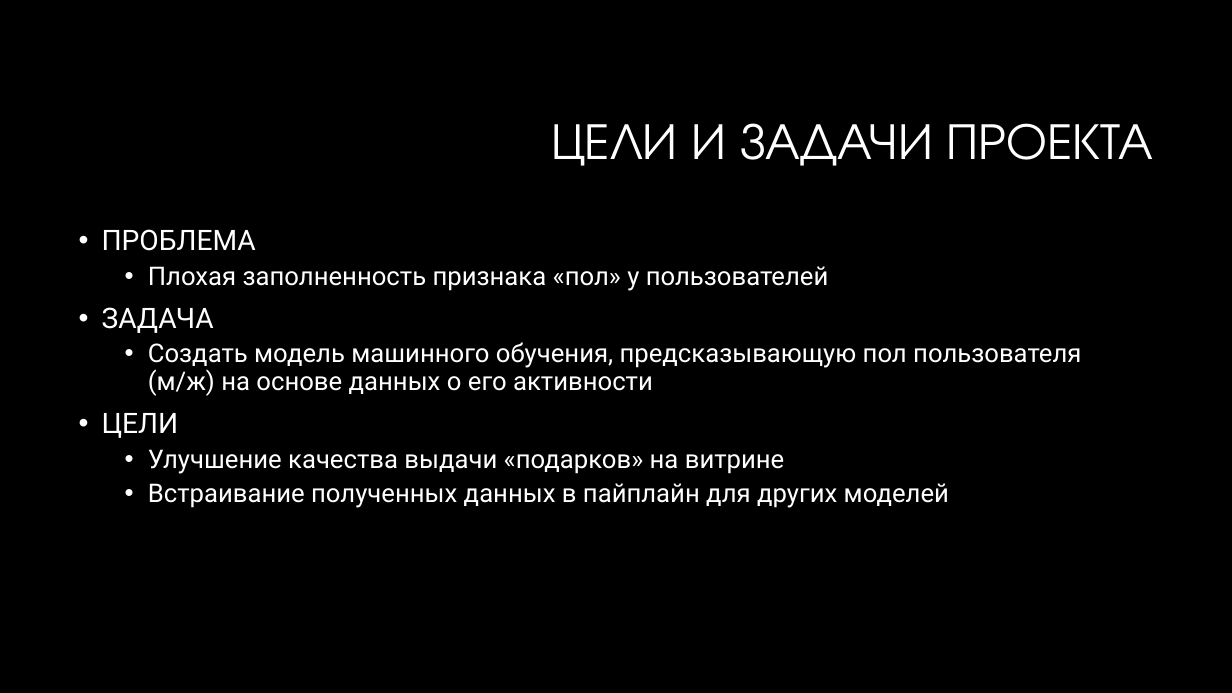
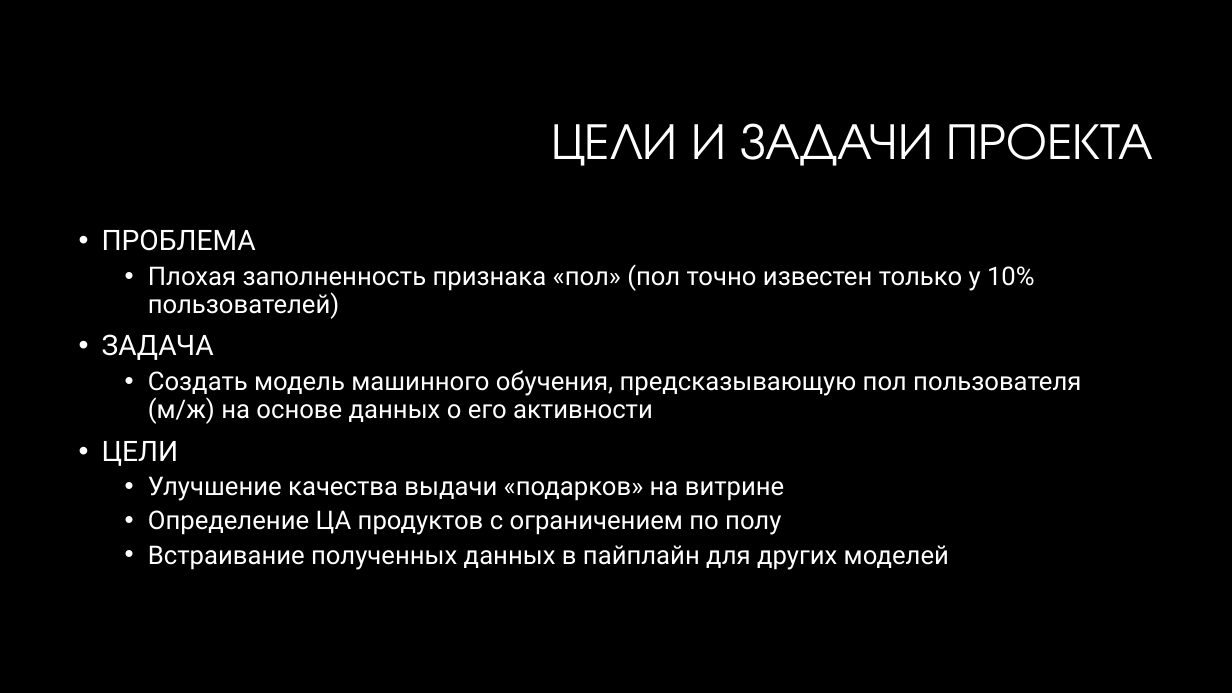
Before and after one commit to loseff-n/flocktory, a slide deck: slide 3 of flocktory.pptx. Drawn at 1232x693 pixels with LibreOffice and Linux fonts; fonts in the diff are those of the drawing; background and template pictures are left out. Boxes give left, top, right and bottom in pixels: in the first picture for what was removed or moved away, otherwise in the second. Text is boxed around its words. In the diff, an @@ line names an element or a change of style, - is before the commit and + after.

```diff
--- a/flocktory.pptx
+++ b/flocktory.pptx
@@ text at (148,264,1035,319): text changed @@
-  • Плохая заполненность признака «пол» у пользователей
+  • Плохая заполненность признака «пол» (пол точно известен только у 10% пользователей)
@@ text at (148,510,781,535): paragraph added @@
+  • Определение ЦА продуктов с ограничением по полу
```
Also in this commit, not shown: 3 other slides changed, 4 slides added, 1 slide removed, 3 other files.
